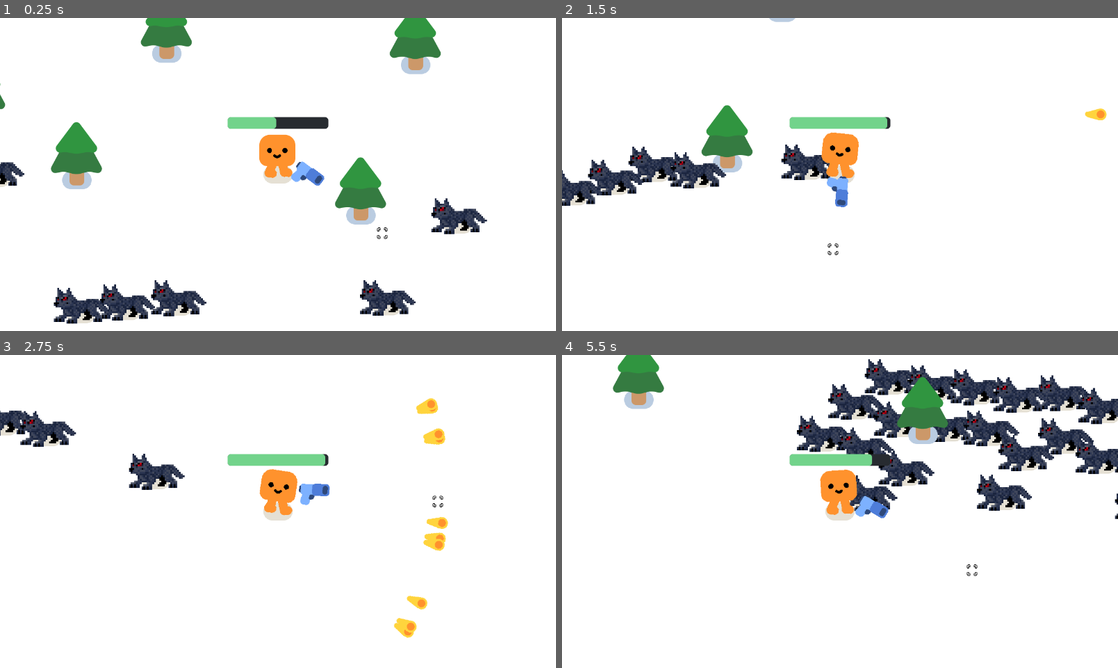
Above: before the commit, frames 1-4 (two rows, left to right).
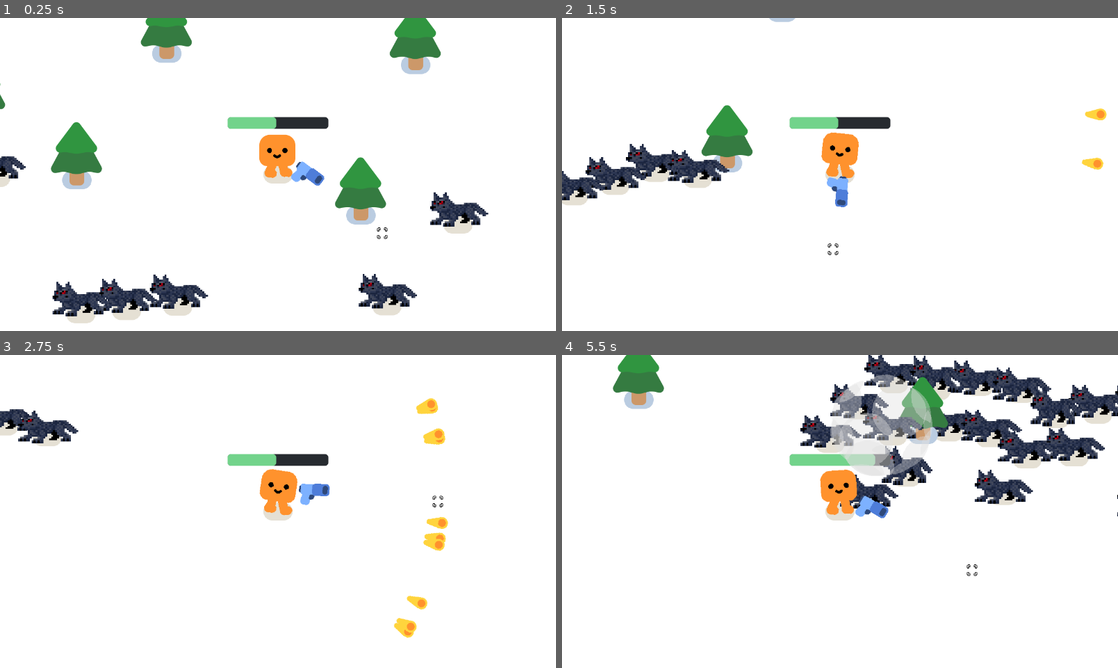
Above: after the commit, the same moments.

Repository: jakehyo/FoolJam2024
Game: Godot game, scene res://fooljamgame.tscn
The game is run twice, just before and just after one commit, with the same random seed, the same clock (stepped at 60 frames per second) and the same inputs.
Inputs (mouse positions are in pixels of both pictures, inside the frame that each line leads up to):
- Up to frame 1 (0.25 s): no input
- Up to frame 2 (1.5 s): move the mouse to (962, 158) at 0.52 s; press the mouse at (962, 158) at 0.53 s; hold D (move_right) 0.53-1.28 s; move the mouse to (728, 190) at 1.27 s; release the mouse at (728, 190) at 1.28 s; hold S (move_down) from 1.28 s (still down); click (728, 190) at 1.35 s
- Up to frame 3 (2.75 s): move the mouse to (333, 442) at 2.02 s; release S (move_down) at 2.03 s; press the mouse at (333, 442) at 2.03 s; hold D (move_right) from 2.03 s (still down)
- Up to frame 4 (5.5 s): move the mouse to (812, 574) at 2.77 s; release D (move_right) at 2.78 s; release the mouse at (812, 574) at 2.78 s; hold W (move_up) 2.78-3.53 s; click (812, 574) at 2.85 s; move the mouse to (1006, 558) at 3.52 s; press the mouse at (1006, 558) at 3.53 s; hold A (move_left) 3.53-5.03 s; move the mouse to (673, 464) at 4.27 s; release the mouse at (673, 464) at 4.28 s; click (673, 464) at 4.35 s; move the mouse to (867, 511) at 5.02 s; press the mouse at (867, 511) at 5.03 s; hold S (move_down) from 5.03 s (still down)

The runs differ from the first frame. In frame 1, 3.5% of the frame differs, in the area x 0-88%, y 44-98%; in frame 2, 2.8%; in frame 3, 1.6%; in frame 4, 11%, in the area x 42-100%, y 0-53%.
Error before the commit: Attempt to call function 'play_walk' in base 'null instance' on a null instance. (res://Mob.gd:7)

Commit message:
Replaced %Slime Identifier with %Wolf Identifier

Diff:
--- a/Mob.gd
+++ b/Mob.gd
@@ -4,7 +4,7 @@
 @onready var player = get_node("/root/Game/Player")
 
 func _ready():
-	%Slime.play_walk()
+	%Wolf.play_walk()
 
 func _physics_process(_delta):
 	var direction = global_position.direction_to(player.global_position)
@@ -13,7 +13,7 @@
 
 func take_damage(amount):
 	health -= amount
-	%Slime.play_hurt()
+	%Wolf.play_hurt()
 	if health <= 0:
 		queue_free()
 		const SMOKE_SCENE = preload("res://smoke_explosion/smoke_explosion.tscn")
--- a/Mobs/wolf/wolf.tscn
+++ b/Mobs/wolf/wolf.tscn
@@ -47,6 +47,34 @@
 "values": [Vector2(1, 1), Vector2(0.5, 1.4), Vector2(1, 1)]
 }
 
+[sub_resource type="Animation" id="Animation_kiis3"]
+resource_name = "idle"
+loop_mode = 1
+tracks/0/type = "value"
+tracks/0/imported = false
+tracks/0/enabled = true
+tracks/0/path = NodePath("Anchor:position:y")
+tracks/0/interp = 1
+tracks/0/loop_wrap = true
+tracks/0/keys = {
+"times": PackedFloat32Array(0),
+"transitions": PackedFloat32Array(1),
+"update": 0,
+"values": [0.0]
+}
+tracks/1/type = "value"
+tracks/1/imported = false
+tracks/1/enabled = true
+tracks/1/path = NodePath("Anchor/WolfBody:scale")
+tracks/1/interp = 1
+tracks/1/loop_wrap = true
+tracks/1/keys = {
+"times": PackedFloat32Array(0, 0.5, 1),
+"transitions": PackedFloat32Array(-2, -2, -2),
+"update": 0,
+"values": [Vector2(4.125, 4.125), Vector2(4.331, 3.919), Vector2(4.125, 4.125)]
+}
+
 [sub_resource type="Animation" id="Animation_l6fy2"]
 resource_name = "walk"
 length = 0.4
@@ -74,34 +102,6 @@
 "transitions": PackedFloat32Array(1, 1, 1),
 "update": 0,
 "values": [Vector2(3.712, 4.538), Vector2(4.538, 3.712), Vector2(3.712, 4.538)]
-}
-
-[sub_resource type="Animation" id="Animation_kiis3"]
-resource_name = "idle"
-loop_mode = 1
-tracks/0/type = "value"
-tracks/0/imported = false
-tracks/0/enabled = true
-tracks/0/path = NodePath("Anchor:position:y")
-tracks/0/interp = 1
-tracks/0/loop_wrap = true
-tracks/0/keys = {
-"times": PackedFloat32Array(0),
-"transitions": PackedFloat32Array(1),
-"update": 0,
-"values": [0.0]
-}
-tracks/1/type = "value"
-tracks/1/imported = false
-tracks/1/enabled = true
-tracks/1/path = NodePath("Anchor/WolfBody:scale")
-tracks/1/interp = 1
-tracks/1/loop_wrap = true
-tracks/1/keys = {
-"times": PackedFloat32Array(0, 0.5, 1),
-"transitions": PackedFloat32Array(-2, -2, -2),
-"update": 0,
-"values": [Vector2(4.125, 4.125), Vector2(4.331, 3.919), Vector2(4.125, 4.125)]
 }
 
 [sub_resource type="AnimationLibrary" id="AnimationLibrary_j6cum"]
